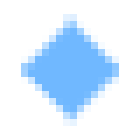
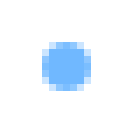
Layers edited between the first and the second 140×140 image:
added group "roving" with 1 layers in group "buttons" over [left=42, top=42, right=91, bottom=91]
added layer "Calque 2" (1st of 2, in "buttons" › "roving") in group "roving" over [left=42, top=42, right=91, bottom=91]
hid group "lineaire" (1 layers) over [left=21, top=14, right=119, bottom=126]
